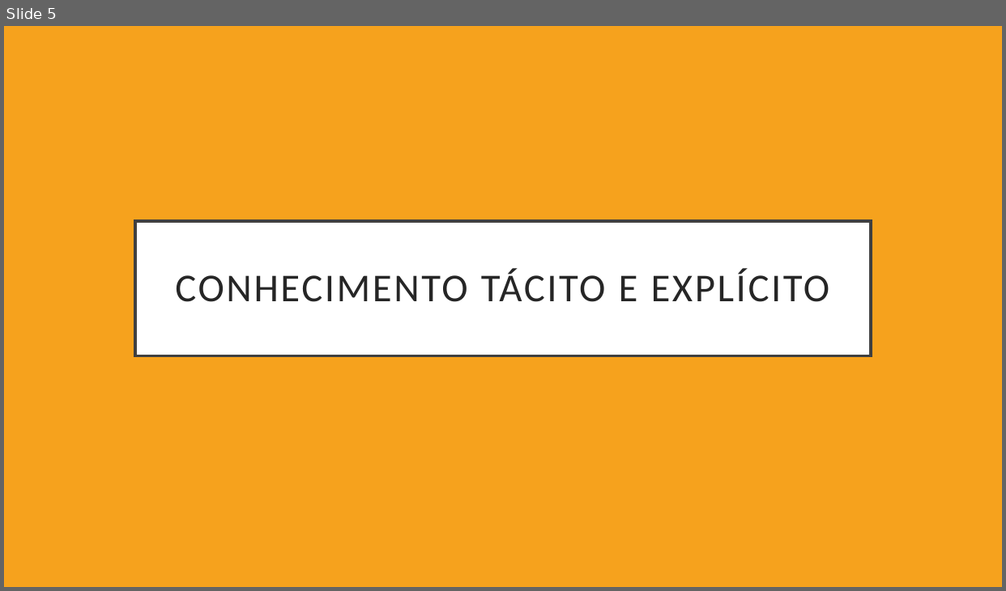
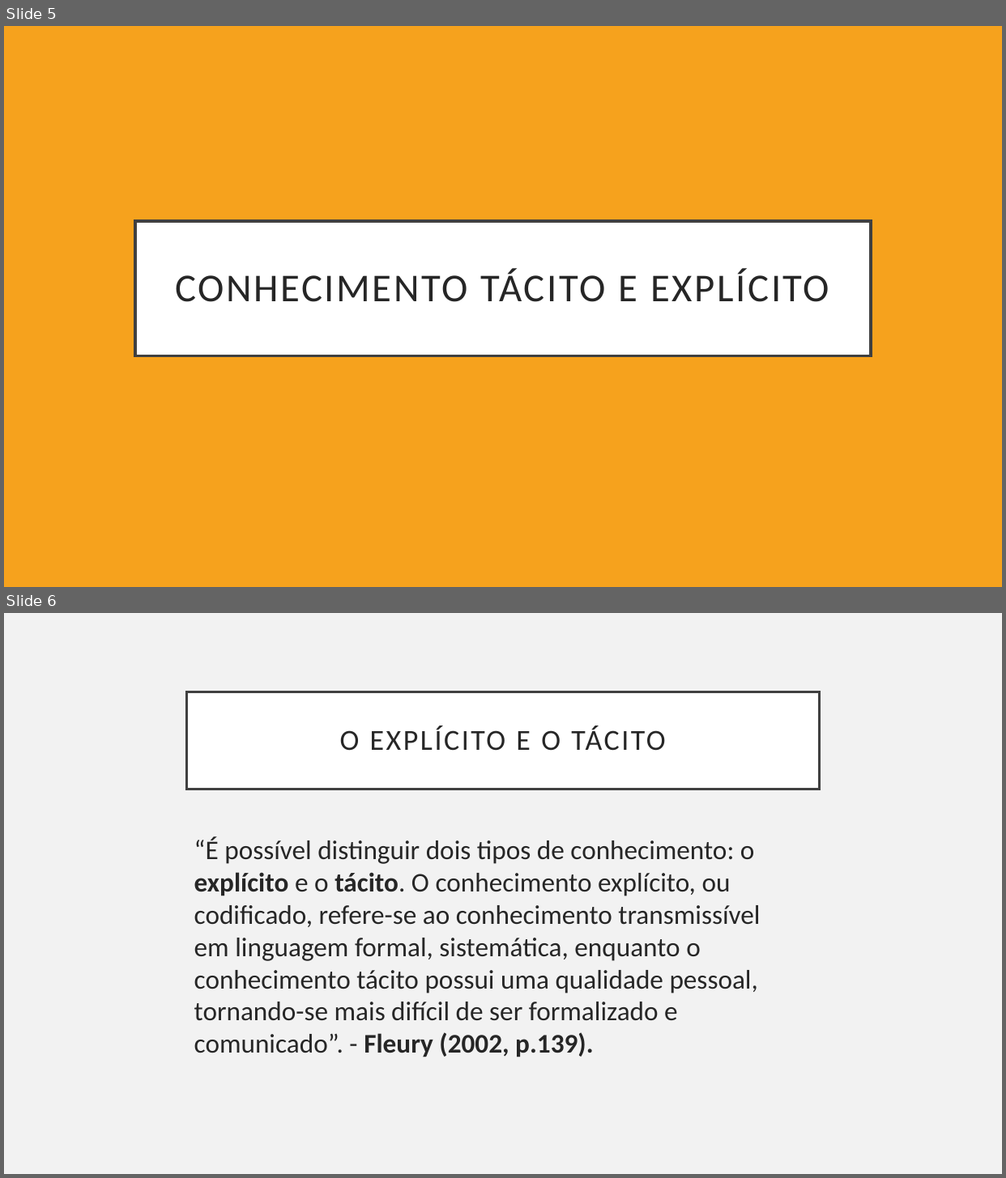
Before and after one commit to mgoalves/OsTresMosqueteiros, a slide deck: PE/Estratégia e Conhecimento.pptx. Shown one above the other, each under a label of ours: slide 5 before the commit, slides 5 and 6 after it. The pictures are 1006x591 and 1006x1178 pixels, drawn with LibreOffice and Linux fonts; fonts in the diff are those of the drawing. Boxes give left, top, right and bottom in pixels: in the first picture for what was removed or moved away, otherwise in the second. Text is boxed around its words. In the diff, an @@ line names an element or a change of style, - is before the commit and + after.

Commit message:
slide de explícito e tácito

```diff
--- a/PE/Estratégia e Conhecimento.pptx
+++ b/PE/Estratégia e Conhecimento.pptx
@@ slide 6 added at (4,613,1002,1174), background #F2F2F2 @@
@@ title added at (187,692,819,789), fill #FFFFFF, outline #404040 2.5 pt, 28 pt, text #262626 @@
+O EXPLÍCITO E O TÁCITO
@@ text added at (194,837,760,1058), 25.9 pt, text #262626 @@
+“É possível distinguir dois tipos de conhecimento: o explícito e o tácito. O conhecimento explícito, ou codificado, refere-se ao conhecimento transmissível em linguagem formal, sistemática, enquanto o conhecimento tácito possui uma qualidade pessoal, tornando-se mais difícil de ser formalizado e comunicado”. - Fleury (2002, p.139).
```
